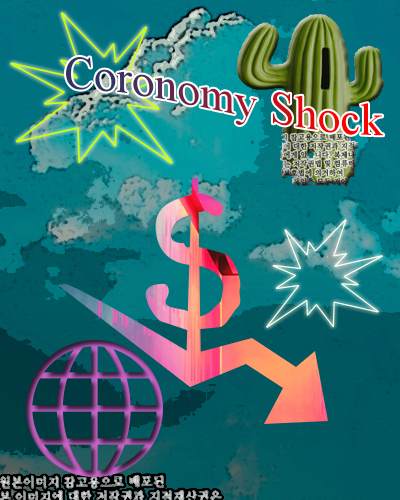
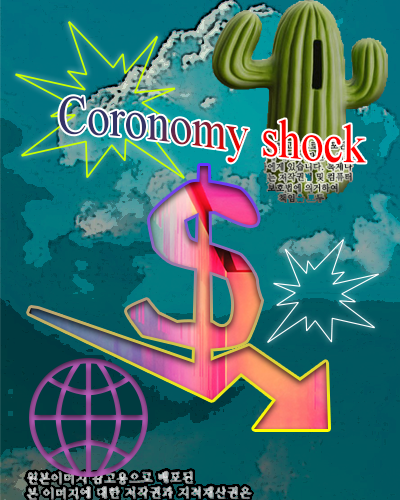
Revision of a layered 400×500 image; what changed, layer by layer:
painted on "1급-2" over [0,28,400,500]
renamed "Shape 4" to "Rectangle 1", painted on it, unmasked it over [29,166,328,429]
renamed "Shape 2 copy" to "Coronomy shock", painted on it, unmasked it over [59,96,383,328]
renamed "Coronomy Shock" to "Boom 2 1 copy", moved it above "Boom 2 1", painted on it over [66,57,384,343]
renamed "Shape 2" to "Boom 2 1", painted on it, unmasked it over [10,12,185,179]
renamed "Shape 1" to "World 1", painted on it, unmasked it over [26,340,163,477]
painted on "Layer 1" over [212,0,388,203]
painted on "1급-1" over [0,0,400,500]
